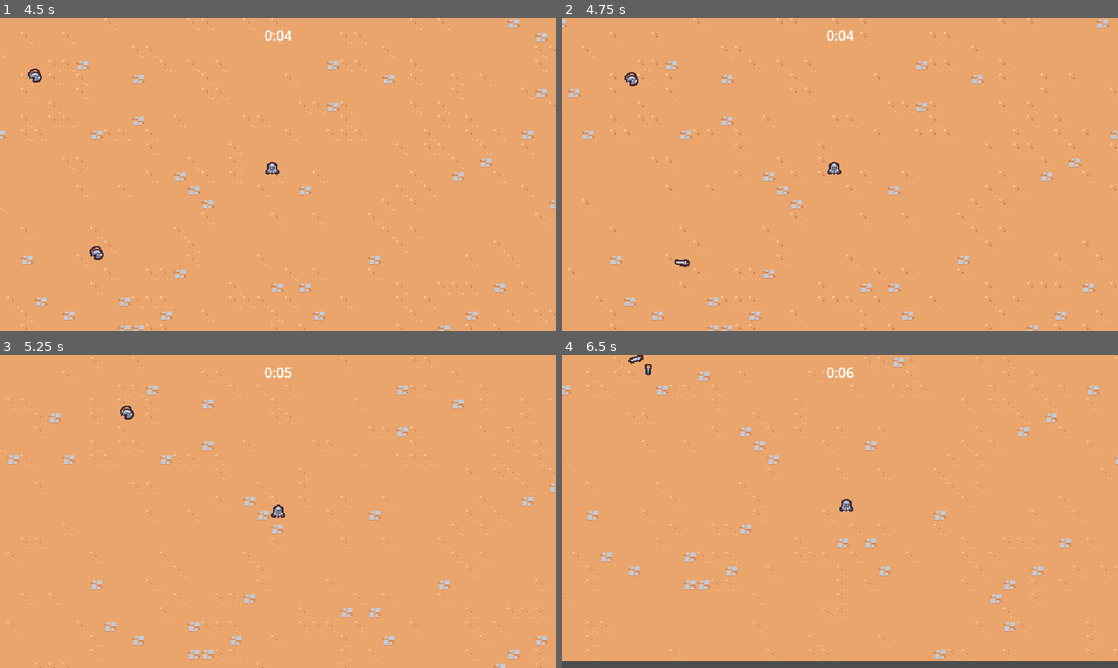
Above: before the commit, frames 1-4 (two rows, left to right).
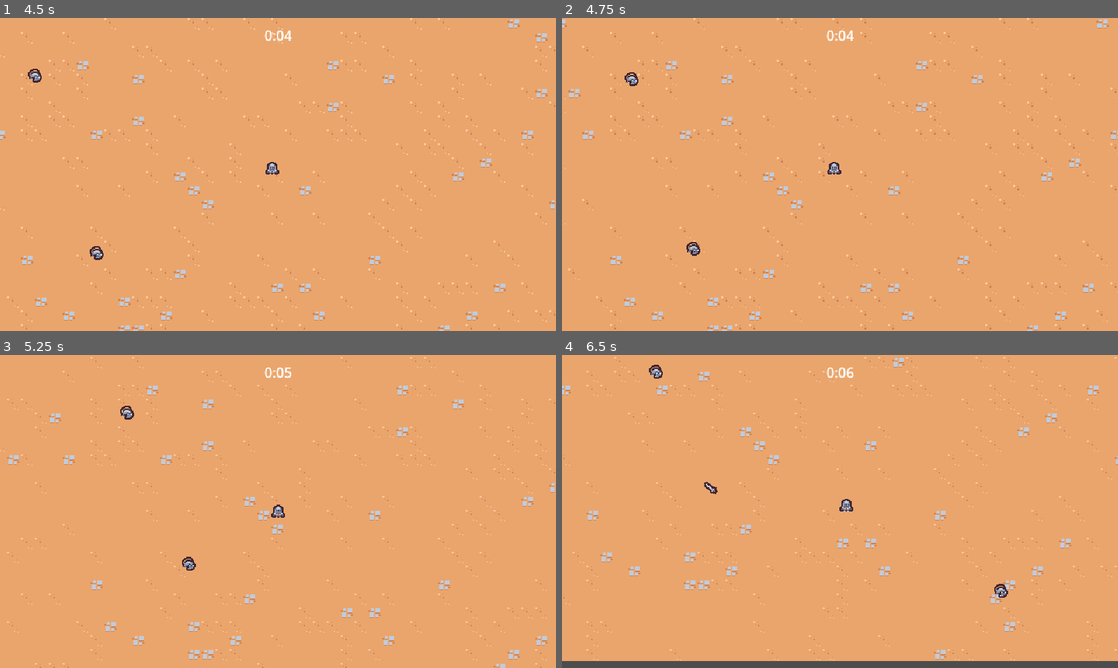
Above: after the commit, the same moments.

Repository: vinzmyko/suvivorslike-mvp
Game: Godot game, scene res://scenes/main/main.tscn
Two runs of this game, one before a commit and one after it. Both use one fixed random seed, a clock stepped at 60 frames per second and the inputs below.
Inputs:
- Up to frame 1 (4.5 s): hold Right (move_right) 0.53-1.28 s; hold Down (move_down) 1.28-2.03 s; hold Right (move_right) 2.03-2.78 s; hold Up (move_up) 2.78-3.53 s; hold Left (move_left) from 3.53 s (still down)
- Up to frame 2 (4.75 s): keep holding Left (move_left)
- Up to frame 3 (5.25 s): release Left (move_left) at 5.03 s; hold Down (move_down) from 5.03 s (still down)
- Up to frame 4 (6.5 s): release Down (move_down) at 5.78 s; hold Right (move_right) from 5.78 s (still down)

Frame 1 is identical in both runs. In frame 2, 0.1% of the frame differs, in the area x 20-25%, y 71-80%; in frame 3, less than 0.1%; in frame 4, 0.3%, in the area x 11-81%, y 0-78%.

Commit message:
v2.61 fix: fix bug where MAX_RANGE on sword ability was irrelevant

Diff:
--- a/scenes/ability/sword_ability_controller/sword_ability_controller.gd
+++ b/scenes/ability/sword_ability_controller/sword_ability_controller.gd
@@ -18,7 +18,7 @@
 	#filter function takes each element in the array as an argument and runs it through the callable to see if
 	#it will be preserved in the filter. ie. which element to take away
 	#basically if enemy in within the MAX_RANGE it will stay within the array
-	enemies.filter(func(enemy: Node2D):
+	enemies = enemies.filter(func(enemy: Node2D):
 		return enemy.global_position.distance_squared_to(player.global_position) < pow(MAX_RANGE, 2)
 	)
 	if enemies.size() == 0:
Not shown, changed: what_i_learned.txt
